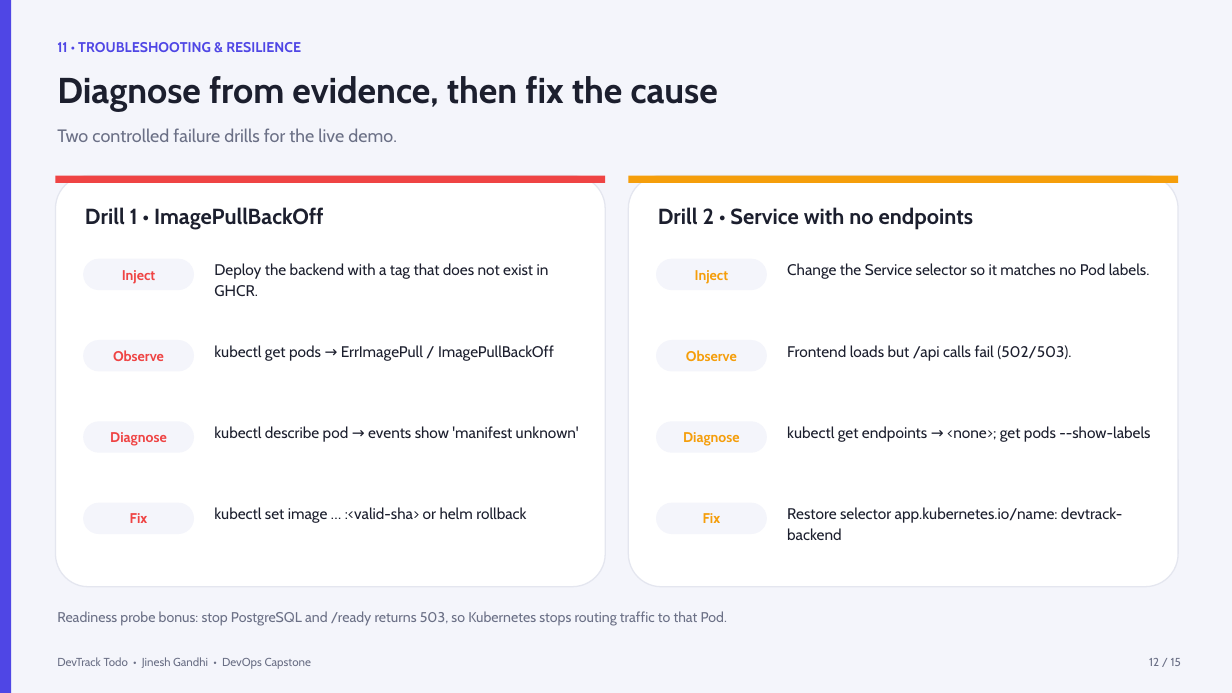
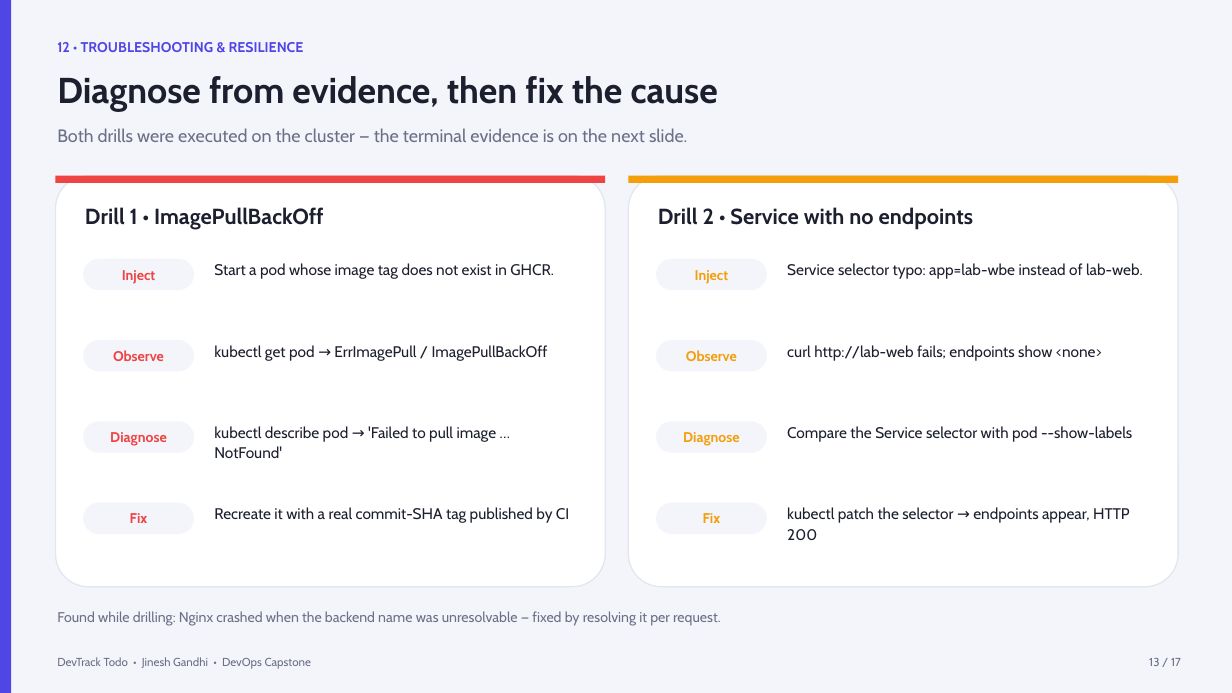
Before and after one commit to jineshgandhi79/Devops-capstone, a slide deck: slide 13 of demo/ppt/presentation.pptx (slide 12 before the commit). Drawn at 1232x693 pixels with LibreOffice and Linux fonts; fonts in the diff are those of the drawing. Boxes give left, top, right and bottom in pixels: in the first picture for what was removed or moved away, otherwise in the second. Text is boxed around its words. In the diff, an @@ line names an element or a change of style, - is before the commit and + after.

```diff
--- a/demo/ppt/presentation.pptx
+++ b/demo/ppt/presentation.pptx
@@ text at <box>57,42,304,52</box>: text changed @@
-11 • TROUBLESHOOTING & RESILIENCE
+12 • TROUBLESHOOTING & RESILIENCE
@@ text at <box>57,128,687,142</box>: text changed @@
-Two controlled failure drills for the live demo.
+Both drills were executed on the cluster — the terminal evidence is on the next slide.
@@ text at <box>214,263,554,279</box>: text changed @@
-Deploy the backend with a tag that does not exist in GHCR.
+Start a pod whose image tag does not exist in GHCR.
@@ text at <box>787,263,1143,279</box>: text changed @@
-Change the Service selector so it matches no Pod labels.
+Service selector typo: app=lab-wbe instead of lab-web.
@@ text at <box>214,345,548,361</box>: text changed @@
-kubectl get pods → ErrImagePull / ImagePullBackOff
+kubectl get pod → ErrImagePull / ImagePullBackOff
@@ text at <box>787,345,1102,361</box>: text changed @@
-Frontend loads but /api calls fail (502/503).
+curl http://lab-web fails; endpoints show <none>
@@ text at <box>214,426,497,458</box>: text changed @@
-kubectl describe pod → events show 'manifest unknown'
+kubectl describe pod → 'Failed to pull image … NotFound'
@@ text at <box>787,426,1132,442</box>: text changed @@
-kubectl get endpoints → <none>; get pods --show-labels
+Compare the Service selector with pod --show-labels
@@ text at <box>214,507,569,523</box>: text changed @@
-kubectl set image … :<valid-sha> or helm rollback
+Recreate it with a real commit-SHA tag published by CI
@@ text at <box>787,507,1130,540</box>: text changed @@
-Restore selector app.kubernetes.io/name: devtrack-backend
+kubectl patch the selector → endpoints appear, HTTP 200
@@ text at <box>57,611,721,626</box>: text changed @@
-Readiness probe bonus: stop PostgreSQL and /ready returns 503, so Kubernetes stops routing traffic to that Pod.
+Found while drilling: Nginx crashed when the backend name was unresolvable — fixed by resolving it per request.
@@ text at <box>1149,658,1181,666</box>: text changed @@
-12 / 15
+13 / 17
```
Also in this commit, not shown: 11 other slides changed, 3 slides added, 1 slide removed, 16 other files.
